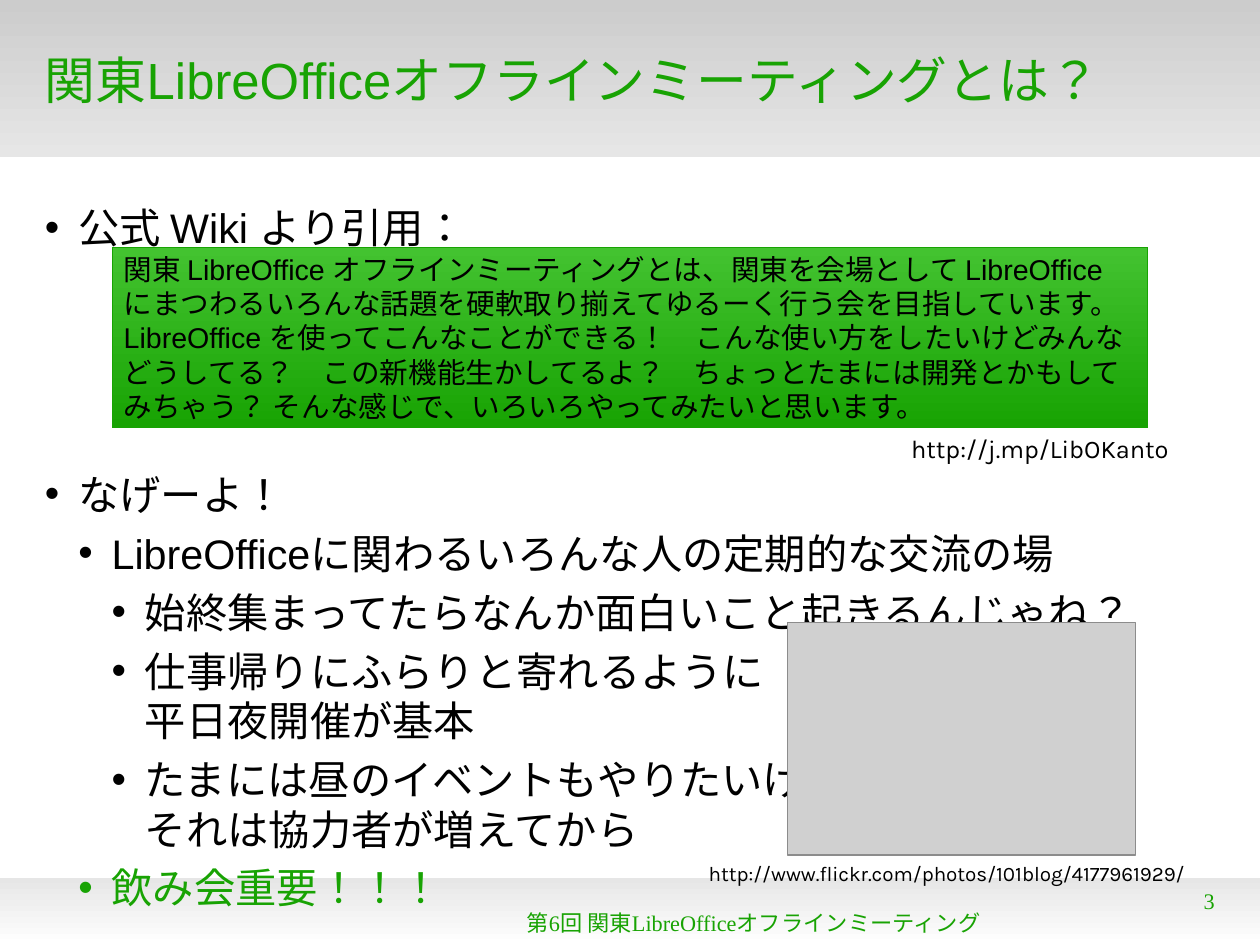
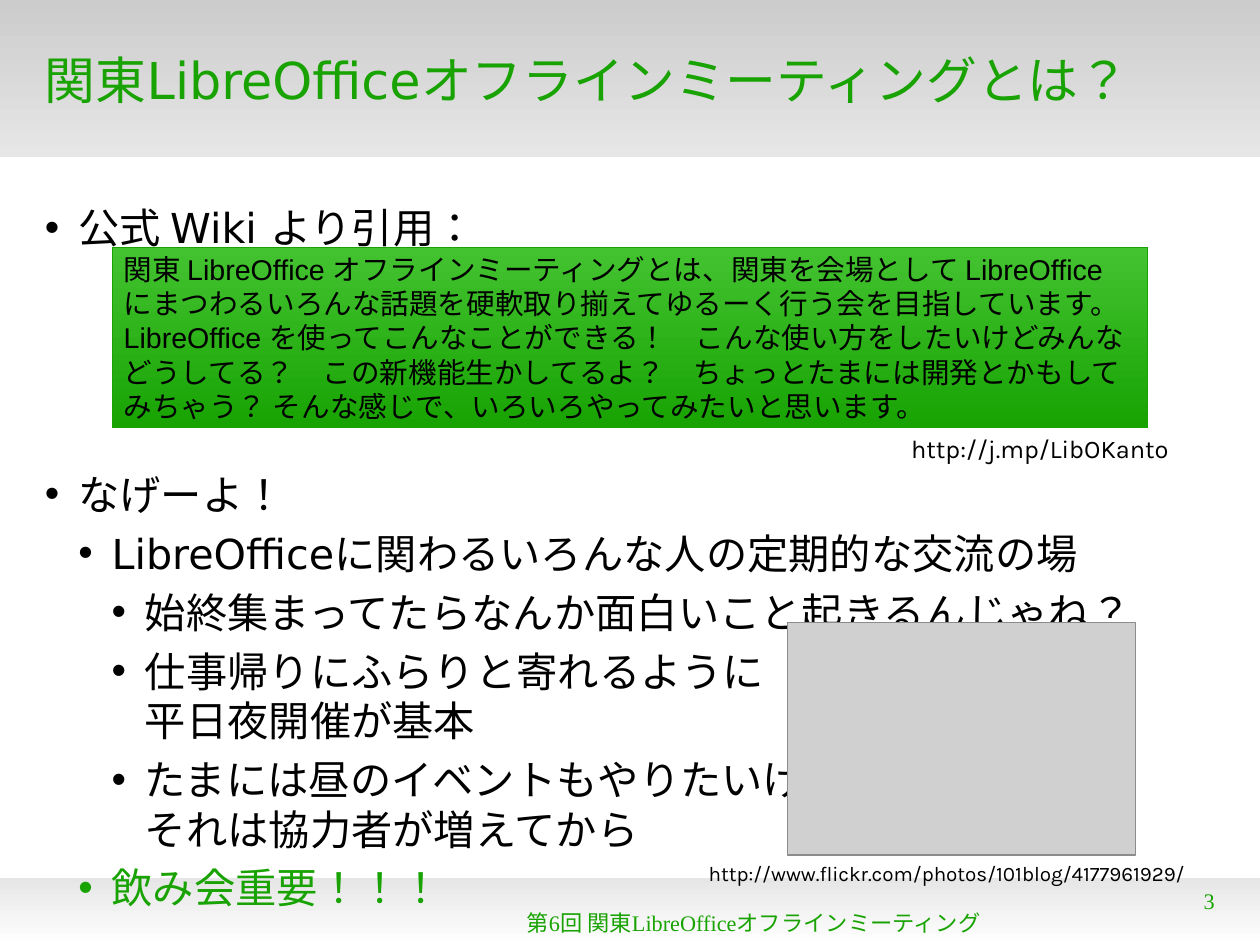
Before and after one commit to naruoga/KantoLibreOffice, a slide deck: slide 3 of Jun2013/OpeningTalk.odp. Drawn at 1260x945 pixels with LibreOffice and Linux fonts; fonts in the diff are those of the drawing; grey boxes stand for pictures; background and template pictures are left out. Boxes give left, top, right and bottom in pixels: in the first picture for what was removed or moved away, otherwise in the second. Text is boxed around its words. In the diff, an @@ line names an element or a change of style, - is before the commit and + after.

```diff
--- a/Jun2013/OpeningTalk.odp
+++ b/Jun2013/OpeningTalk.odp
@@ title "関東LibreOfficeオフラインミーティングとは？" at (x1=45, y1=56, x2=1129, y2=103): font Arial to DejaVu Sans @@
@@ text "公式 Wiki より引用：" at (x1=78, y1=208, x2=1131, y2=907): font Arial to DejaVu Sans @@
```
Also in this commit, not shown: 13 other slides changed.
